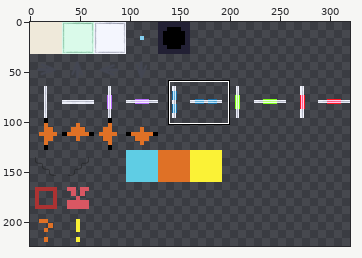
Two versions of one sprite sheet, src/client/atlases/map/map_general.png. The first picture is a wide view before the edit; the outline marks the close-up.
Close-up. Before the commit:
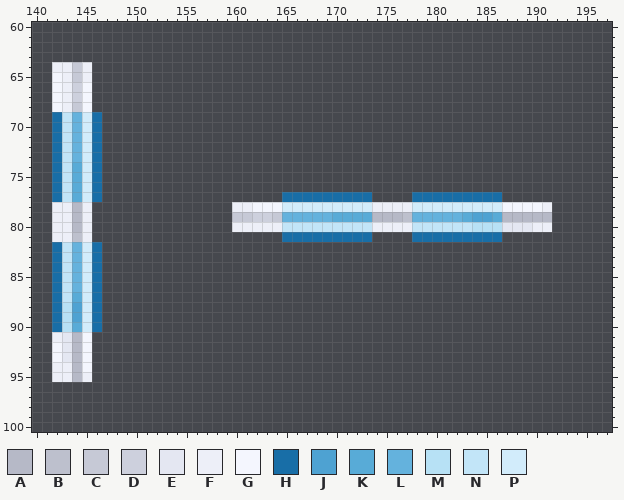
The file is 320x224 pixels. Pixels under 10% opacity are left out. Colours within 5 levels of each other are drawn and written as one. Shown: x 140..197, y 60..100. The commit also changed other parts of the picture, which this record leaves out.
Palette (. is transparent): A #b6b9c7  B #bdc0cd  C #c6c9d6  D #cdd0dd  E #e4e7f2  F #edeff8  G #f4f6fe  H #186ea7  J #4ea2d2  K #58abd7  L #64b2dd  M #b7e1f5  N #c2e5f8  P #d2ecfb
After:
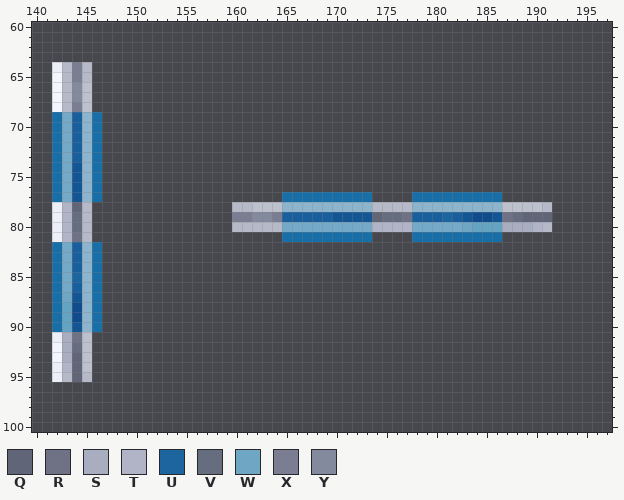
Colours new in this view: Q #616578  R #6e7284  S #a8adbf  T #b0b4c6  U #1c659e  V #666d7e  W #6ea6c4  X #7b7e93  Y #848a9d
Changes in this commit:
@@ palette @@
-J #4ea2d2
+J #104b8c
-K #58abd7
+K #145693
-L #64b2dd
+L #1a5f9d
-M #b7e1f5
+M #65a3c3
-N #c2e5f8
+N #74a9c7
-P #d2ecfb
+P #8cb4cd
@@ x 141..147 @@
  63 .......
- 64 .FFCF..
- 65 .GFCF..
- 66 .GFDG..
- 67 .GFDG..
- 68 .GFCG..
+ 64 .FAXA..
+ 65 .GAXA..
+ 66 .GAYB..
+ 67 .GAYB..
+ 68 .GAXB..
  69 .HNLPH.
@@ x 140..197 @@
  77 ..HNKPH..................HHHHHHHHH....HHHHHHHHH...........
- 78 ..FFAF..............FFGGGPPPPPPPPPFFFFPPPPPPPPPGGGGF......
- 79 ..FFAF..............CCDDCLLLLLKKKKAAABLLLLLKJJKAAAAA......
- 80 ..FFAF..............FFFFFNNNNNNNNNFFFFNNNNNNMMMEEEFF......
- 81 ..FFBF...................HHHHHHHHH....HHHHHHHHH...........
+ 78 ..FTQA..............AABBBPPPPPPPPPAAAAPPPPPPPPPBBBBA......
+ 79 ..FTVA..............XXYYXLLLLLKKKKQVVRLLLULKJJKRVQQQ......
+ 80 ..FTVA..............AAAAANNNNNNNNNTTTTNNNNNWMMMSSSTA......
+ 81 ..FTRA...................HHHHHHHHH....HHHHHHHHH...........
  82 ..HNLPH...................................................
@@ x 141..146 @@
  84 .HNLPH
- 85 .HNLPH
+ 85 .HNUPH
  86 .HNLPH
- 87 .HNKPH
+ 87 .HWKPH
  88 .HMJPH
@@ x 141..147 @@
  90 .HMKPH.
- 91 .FEAG..
- 92 .GEAG..
- 93 .GEAG..
- 94 .FFAG..
- 95 .FFAF..
+ 91 .FSRB..
+ 92 .GSVB..
+ 93 .GSQB..
+ 94 .FTQB..
+ 95 .FAQA..
  96 .......
Changed places in both close-ups, as pixel boxes (x1, y1, x2, y2):
changed: (62, 62, 92, 382)
changed: (232, 202, 552, 232)
